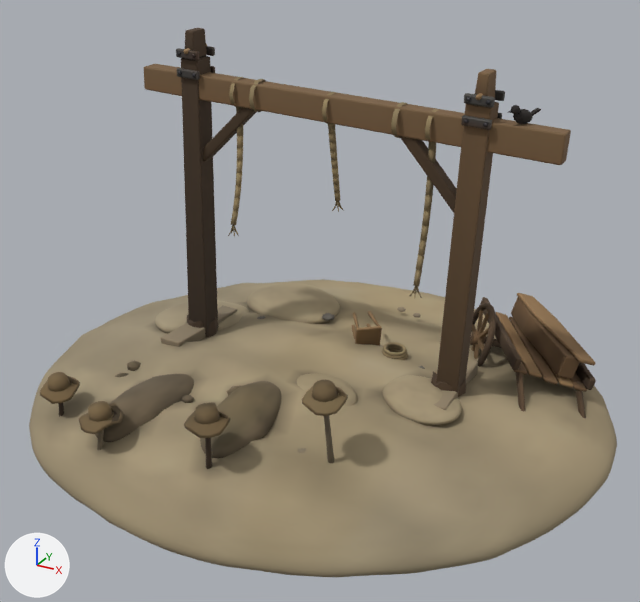
A saved change to the glTF model public/assets/models/gallows.glb.
Camera for both pictures: a 50 mm lens placed at (5.23, -9.42, 6.07), pointed at (0.16, -0.2, 1.46). The axes (+X, +Y, +Z) are drawn at lower left. The lights are the same throughout. The picture after the commit comes second. Vertices at exactly the same position are counted once.

Names of what the first picture shows: 'gallows'.
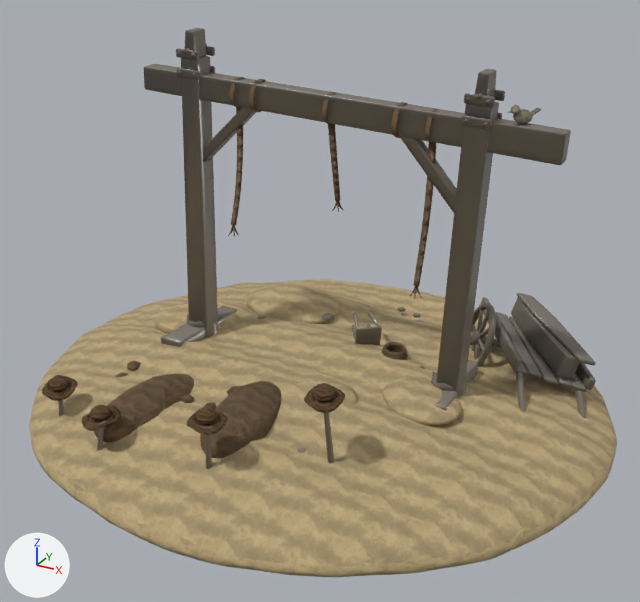
Where the change shows, as pixel boxes [x1, y1, x2, y2] in the pictures (640 x 602 px):
'gallows', surface changed, reshaped
    both: [29, 28, 617, 577]
part 1 of me_gallows_dune, rebuilt
    before: [40, 376, 80, 404]
    after: [42, 375, 78, 401]
part 2 of me_gallows_dune, rebuilt
    before: [184, 411, 231, 438]
    after: [187, 409, 228, 435]
part 3 of me_gallows_dune, rebuilt
    before: [302, 386, 348, 416]
    after: [304, 383, 345, 413]
part 4 of me_gallows_dune, rebuilt (13% narrower, 16% shorter)
    before: [79, 403, 124, 434]
    after: [82, 405, 121, 431]
part 5 of me_gallows_dune, rebuilt
    before: [194, 403, 220, 424]
    after: [196, 407, 218, 425]
part 6 of me_gallows_dune, rebuilt
    before: [88, 401, 113, 422]
    after: [90, 405, 110, 422]
part 7 of me_gallows_dune, rebuilt
    before: [312, 380, 338, 402]
    after: [313, 384, 335, 402]
part 8 of me_gallows_dune, rebuilt
    before: [47, 372, 71, 392]
    after: [49, 375, 68, 392]
part 9 of me_gallows_dune, reshaped
    after: [144, 28, 596, 419]
part 10 of me_gallows_dune, added
    after: [58, 400, 104, 450]
part 11 of me_gallows_dune, added
    after: [205, 412, 334, 469]
part 12 of me_gallows_dune, recoloured
    both: [161, 307, 446, 409]
part 13 of me_gallows_dune, recoloured
    both: [181, 31, 596, 390]
part 14 of me_gallows_dune, recoloured
    both: [183, 49, 596, 388]
part 15 of me_gallows_dune, recoloured
    both: [176, 47, 505, 130]
part 16 of me_gallows_dune, recoloured
    both: [177, 51, 491, 128]
part 17 of me_gallows_dune, recoloured
    both: [466, 72, 587, 392]
part 18 of me_gallows_dune, recoloured
    before: [71, 110, 436, 421]
    after: [47, 110, 436, 429]
part 19 of me_gallows_dune, recoloured (black to brown)
    both: [508, 105, 533, 124]

Diff of the bpy script that builds the scene:
```diff
--- a/public/assets/models/gallows.glb.py
+++ b/public/assets/models/gallows.glb.py
@@ mat_sand_pad @@
 mat_sand_pad = bpy.data.materials.new('Sand_Pad')
-# nodes: BsdfPrincipled, Mix, OutputMaterial, VertexColor
-# colours: beige #aa9b7e, mixed with the vertex colours
+# nodes: BsdfPrincipled, NormalMap, OutputMaterial, SeparateColor, TexImage x3
+# uses the picture img_sand_pad_base
+# uses the picture img_sand_pad_nrm
+# uses the picture img_sand_pad_orm
@@ mat_trim_rope @@
+mat_trim_rope = bpy.data.materials.new('Trim_rope')
+# uses the picture img_trim_rope_basecolor
+# uses the picture img_trim_rope_normal
+# uses the picture img_trim_rope_orm
@@ mat_trim_stone @@
+mat_trim_stone = bpy.data.materials.new('Trim_stone')
+# uses the picture img_trim_stone_basecolor
+# uses the picture img_trim_stone_normal
+# uses the picture img_trim_stone_orm
@@ mat_trim_wood_iron @@
+mat_trim_wood_iron = bpy.data.materials.new('Trim_wood_iron')
+# uses the picture img_trim_wood_iron_basecolor
+# uses the picture img_trim_wood_iron_normal
+# uses the picture img_trim_wood_iron_orm
@@ me_gallows_dune @@
-me_gallows_dune.from_pydata(...)  # 14489 vertices, 27842 faces; spans x -3.98..3.99, y -3.65..3.7, z -0.61..4.74
+me_gallows_dune.from_pydata(...)  # 32764 vertices, 64292 faces; spans x -3.98..3.99, y -3.65..3.7, z -0.61..4.74
+# me_gallows_dune part 1: the loose piece of 28 vertices spanning x -2.56..-2.05, y -2.71..-2.2, z 0.53..0.73 is rebuilt with 86 vertices and now spans x -2.53..-2.08, y -2.68..-2.23, z 0.56..0.69
+# me_gallows_dune part 2: the loose piece of 28 vertices spanning x -0.07..0.44, y -3.02..-2.51, z 0.98..1.11 is rebuilt with 86 vertices and now spans x -0.04..0.41, y -2.99..-2.55, z 1.0..1.07
+# me_gallows_dune part 3: the loose piece of 28 vertices spanning x 0.99..1.5, y -2.32..-1.82, z 1.19..1.37 is rebuilt with 86 vertices and now spans x 1.03..1.47, y -2.29..-1.85, z 1.21..1.33
+# me_gallows_dune part 4: the loose piece of 28 vertices spanning x -1.52..-1.02, y -3.1..-2.6, z 0.62..0.78 is rebuilt with 86 vertices and now spans x -1.49..-1.05, y -3.07..-2.63, z 0.64..0.75
+# me_gallows_dune part 5: the loose piece of 24 vertices spanning x 0.04..0.33, y -2.91..-2.62, z 1.01..1.2 is rebuilt with 74 vertices and now spans x 0.07..0.3, y -2.89..-2.65, z 1.03..1.18
+# me_gallows_dune part 6: the loose piece of 24 vertices spanning x -1.42..-1.12, y -3.0..-2.7, z 0.66..0.87 is rebuilt with 74 vertices and now spans x -1.4..-1.16, y -2.98..-2.74, z 0.69..0.84
+# me_gallows_dune part 7: the loose piece of 24 vertices spanning x 1.1..1.39, y -2.22..-1.93, z 1.23..1.44 is rebuilt with 74 vertices and now spans x 1.13..1.37, y -2.2..-1.97, z 1.26..1.42
+# me_gallows_dune part 8: the loose piece of 24 vertices spanning x -2.45..-2.16, y -2.6..-2.31, z 0.58..0.8 is rebuilt with 74 vertices and now spans x -2.42..-2.19, y -2.59..-2.36, z 0.62..0.77
+# me_gallows_dune part 9: 1 vertex moved within x 2.19, y 0.0, z 4.18; 16477 vertices added at x -2.43..3.85, y -0.73..3.27, z -0.23..4.74
+# me_gallows_dune part 10: 703 vertices added at x -2.34..-1.25, y -2.98..-2.43, z -0.26..0.68
+# me_gallows_dune part 11: 663 vertices added at x 0.11..1.33, y -2.79..-1.97, z 0.15..1.19
+# me_gallows_dune part 12: 524 faces spanning x -3.51..2.1, y -2.98..3.3, z -0.26..1.26 switch from mat_wood_bleached to mat_trim_wood_iron
+# me_gallows_dune part 13: 477 faces spanning x -2.34..3.49, y -2.79..2.78, z -0.33..4.74 switch from mat_wood_dark to mat_trim_wood_iron
+# me_gallows_dune part 14: 336 faces spanning x -1.69..3.65, y -0.35..2.61, z -0.04..4.54 switch from mat_wood_light to mat_trim_wood_iron
+# me_gallows_dune part 15: 665 faces spanning x -1.84..2.31, y -0.33..0.06, z 3.93..4.52 switch from mat_metal_band to mat_trim_wood_iron
+# me_gallows_dune part 16: 320 faces spanning x -1.81..2.28, y -0.35..0.08, z 3.96..4.5 switch from mat_metal_iron to mat_trim_wood_iron
+# me_gallows_dune part 17: 540 faces spanning x -2.43..3.87, y -0.64..2.67, z -0.23..4.53 switch from mat_wood_mid to mat_trim_wood_iron
+# me_gallows_dune part 18: 3360 faces spanning x -2.46..1.61, y -3.01..0.63, z 0.55..3.93 switch from mat_rope to mat_trim_rope
+# me_gallows_dune part 19: 184 faces spanning x 2.46..2.71, y -0.32..0.08, z 4.0..4.21 switch from mat_char_black to mat_trim_stone
 me_gallows_dune.materials.append(mat_sand_pad)
```
